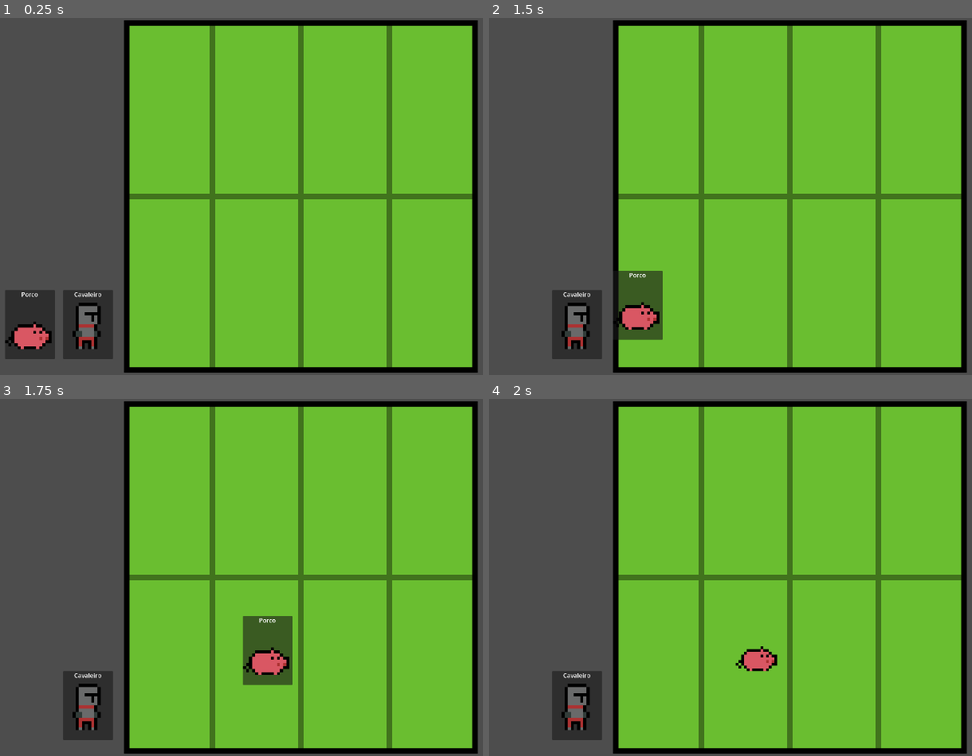
Above: before the commit, frames 1-4 (two rows, left to right).
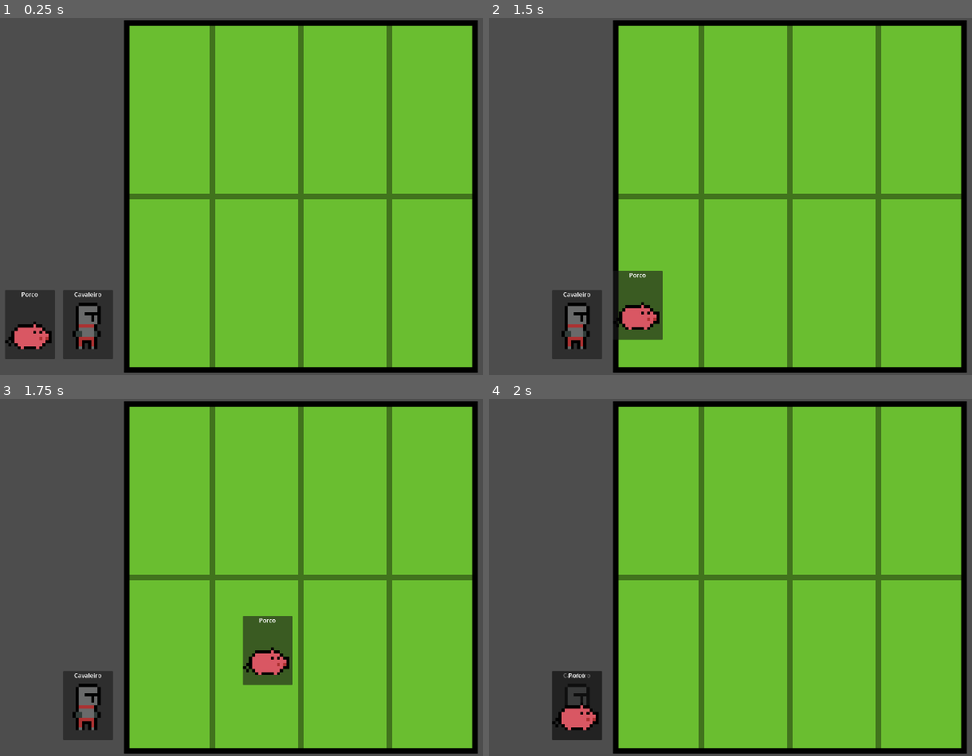
Above: after the commit, the same moments.

Repository: danzkrr/projeto-card-wars
Game: Godot game, scene res://scenes/level.tscn
Same seed, same stepped clock (60 frames per second), same inputs: the game is played once before the commit and once after it.
Inputs (mouse positions are in pixels of both pictures, inside the frame that each line leads up to):
- Up to frame 1 (0.25 s): no input
- Up to frame 2 (1.5 s): tap Enter at 0.5 s; drag from (517, 325) to (851, 117) at 0.52 s; tap Space at 1.25 s; drag from (575, 325) to (759, 267) at 1.27 s
- Up to frame 3 (1.75 s): no input
- Up to frame 4 (2 s): no input

Frames 1-3 are identical in both runs. In frame 4, 1.1% of the frame differs, in the area x 13-60%, y 69-93%.

Commit message:
feat: adiciona zonas do tabuleiro e estrutura da mão para posicionamento de cartas
* Substitui o script board.gd por board_zone.gd para as áreas do jogador e do inimigo
* Adiciona duas zonas Area2D (BoardZoneEnemy, BoardZonePlayer) com collision shapes
* Move as instâncias de cartas para um novo nó Hand (Mão)
* Atualiza o card.gd para ajustar o comportamento de arrasto (parcial, para detecção de drop nas zonas)
* Adiciona comentários de configuração da engine no arquivo project.godot

Diff:
--- a/project.godot
+++ b/project.godot
@@ -1,3 +1,11 @@
+; Engine configuration file.
+; It's best edited using the editor UI and not directly,
+; since the parameters that go here are not all obvious.
+;
+; Format:
+;   [section] ; section goes between []
+;   param=value ; assign values to parameters
+
 config_version=5
 
 [application]
--- a/scenes/level.tscn
+++ b/scenes/level.tscn
@@ -1,44 +1,43 @@
 [gd_scene format=3 uid="uid://cjoupasoqlsx2"]
 
-[ext_resource type="Script" uid="uid://da1lckj0encf7" path="res://scripts/board.gd" id="1_w7c3h"]
+[ext_resource type="Script" uid="uid://cs48wthgd3phl" path="res://scripts/board_zone.gd" id="1_2r41h"]
 [ext_resource type="Texture2D" uid="uid://bksgi6o1vhhms" path="res://assets/sprites/sprBoard.png" id="1_w8frs"]
 [ext_resource type="PackedScene" uid="uid://bpudrhun1pddw" path="res://scenes/card.tscn" id="3_w8frs"]
 [ext_resource type="Resource" uid="uid://dk333nhyxmlpb" path="res://resources/pig.tres" id="4_mx8sn"]
 [ext_resource type="Resource" uid="uid://dcpphjl4g8s0" path="res://resources/knight.tres" id="5_ppgk2"]
 
-[sub_resource type="RectangleShape2D" id="RectangleShape2D_w8frs"]
-size = Vector2(2, 128)
+[sub_resource type="RectangleShape2D" id="RectangleShape2D_ppgk2"]
+size = Vector2(128, 64)
+
+[sub_resource type="RectangleShape2D" id="RectangleShape2D_2r41h"]
+size = Vector2(128, 64)
 
 [node name="Level" type="Node2D" unique_id=314334591]
 
-[node name="Board" type="StaticBody2D" parent="." unique_id=174115030]
-script = ExtResource("1_w7c3h")
-
-[node name="Sprite" type="Sprite2D" parent="Board" unique_id=1529322512]
+[node name="Sprite" type="Sprite2D" parent="." unique_id=1529322512]
 texture = ExtResource("1_w8frs")
 
-[node name="CollisionRight" type="CollisionShape2D" parent="Board" unique_id=762364377]
-position = Vector2(63, 0)
-shape = SubResource("RectangleShape2D_w8frs")
+[node name="BoardZoneEnemy" type="Area2D" parent="." unique_id=973076194]
+script = ExtResource("1_2r41h")
+team = 1
 
-[node name="CollisionLeft" type="CollisionShape2D" parent="Board" unique_id=393814745]
-position = Vector2(-63, 0)
-shape = SubResource("RectangleShape2D_w8frs")
+[node name="CollisionShape" type="CollisionShape2D" parent="BoardZoneEnemy" unique_id=947025800]
+position = Vector2(0, -32)
+shape = SubResource("RectangleShape2D_ppgk2")
 
-[node name="CollisionUp" type="CollisionShape2D" parent="Board" unique_id=1444507205]
-position = Vector2(0, -63)
-rotation = -1.5707964
-shape = SubResource("RectangleShape2D_w8frs")
+[node name="BoardZonePlayer" type="Area2D" parent="." unique_id=898760849]
+script = ExtResource("1_2r41h")
 
-[node name="CollisionDown" type="CollisionShape2D" parent="Board" unique_id=1678847271]
-position = Vector2(0, 63)
-rotation = -1.5707964
-shape = SubResource("RectangleShape2D_w8frs")
+[node name="CollisionShape" type="CollisionShape2D" parent="BoardZonePlayer" unique_id=37006844]
+position = Vector2(0, 32)
+shape = SubResource("RectangleShape2D_2r41h")
 
 [node name="Camera" type="Camera2D" parent="." unique_id=2014174131]
 zoom = Vector2(5, 5)
 
-[node name="Card" parent="." unique_id=1169916490 instance=ExtResource("3_w8frs")]
+[node name="Hand" type="Node" parent="." unique_id=723177593]
+
+[node name="Card" parent="Hand" unique_id=1169916490 instance=ExtResource("3_w8frs")]
 offset_left = -107.00001
 offset_top = 34.0
 offset_right = 72.99999
@@ -46,7 +45,7 @@
 scale = Vector2(0.1, 0.1)
 data = ExtResource("4_mx8sn")
 
-[node name="Card2" parent="." unique_id=311253299 instance=ExtResource("3_w8frs")]
+[node name="Card2" parent="Hand" unique_id=311253299 instance=ExtResource("3_w8frs")]
 offset_left = -86.00001
 offset_top = 34.0
 offset_right = 93.99999
--- a/scripts/board.gd
+++ /dev/null
@@ -1,5 +0,0 @@
-extends StaticBody2D
-
-func _ready() -> void:
-	add_to_group("board")
-	input_pickable = false
--- /dev/null
+++ b/scripts/board_zone.gd
@@ -0,0 +1,16 @@
+class_name BoardZone
+extends Area2D
+
+enum Team {PLAYER, ENEMY}
+
+@export var team: Team = Team.PLAYER
+
+func _ready() -> void:
+	add_to_group("board_zone")
+
+
+# Called every frame. 'delta' is the elapsed time since the previous frame.
+func get_rect() -> Rect2:
+	var shape = $CollisionShape
+	var ext = (shape.shape as RectangleShape2D).size / 2
+	return Rect2(global_position - ext, ext * 2)
--- a/scripts/card.gd
+++ b/scripts/card.gd
@@ -48,33 +48,39 @@
 
 	is_dragging = false
 
-	var board = get_tree().get_first_node_in_group("board")
+	var landed_zone = get_zone_at_mouse()
 
-	var is_on_board = false
-	if board:
-		# StaticBody2D não tem get_global_rect(), então calculamos a área manualmente (128x128 centralizado)
-		var board_rect = Rect2(board.global_position - Vector2(64, 64), Vector2(128, 128))
-		is_on_board = board_rect.has_point(get_global_mouse_position())
+	if landed_zone:
+		if landed_zone.team == BoardZone.Team.PLAYER:
+			spawn_creature(landed_zone)
+		else:
+			print("Essa zona é inimigo!")
+			return_to_hand()
+	else:
+		return_to_hand()
 
-	if is_on_board:
-		spawn_creature(board)
-	else:
-		reparent(original_parent)
-		position = original_position
-		z_index = 0
+func get_zone_at_mouse() -> BoardZone:
+	var mouse = get_global_mouse_position()
 
-func spawn_creature(board: Node):
+	for zone in get_tree().get_nodes_in_group("board_zone"):
+		if zone.get_rect().has_point(mouse):
+			return zone
+	return null
+
+func return_to_hand():
+	reparent(original_parent)
+	position = original_position
+	z_index = 0
+
+func spawn_creature(zone: BoardZone):
 	if not data or not data.card_scene:
 		print("Sem dados da carta")
+		return_to_hand()
 		return
 
-	var spawn_pos = get_global_mouse_position()
-
 	var card = data.card_scene.instantiate()
-
-	board.get_parent().add_child(card)
-	card.global_position = spawn_pos
-
+	zone.get_parent().add_child(card)
+	card.global_position = get_global_mouse_position()
 	queue_free()
 
 func _process(_delta: float) -> void:
Not shown, removed: scripts/board.gd.uid
Not shown, added: scripts/board_zone.gd.uid
